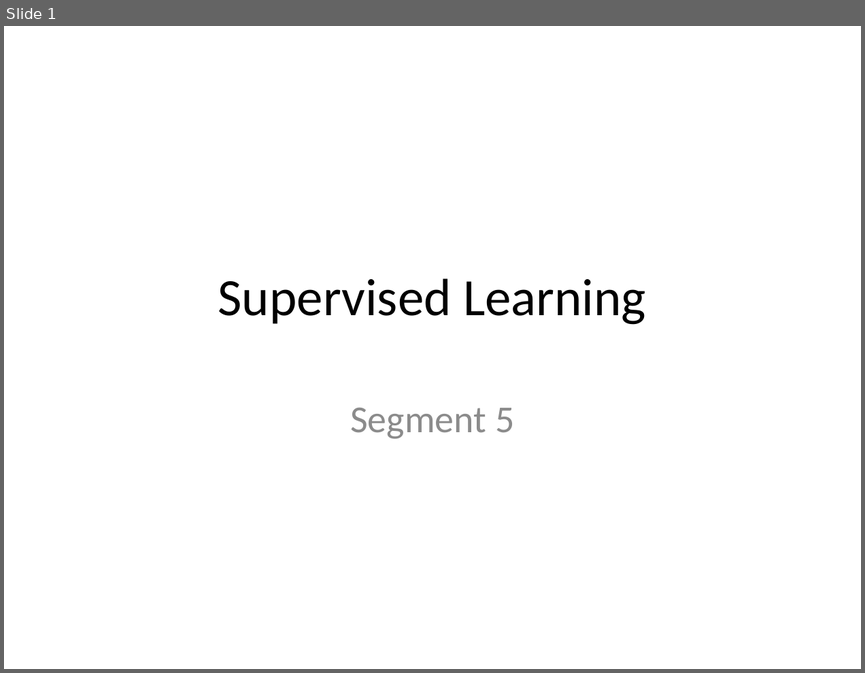
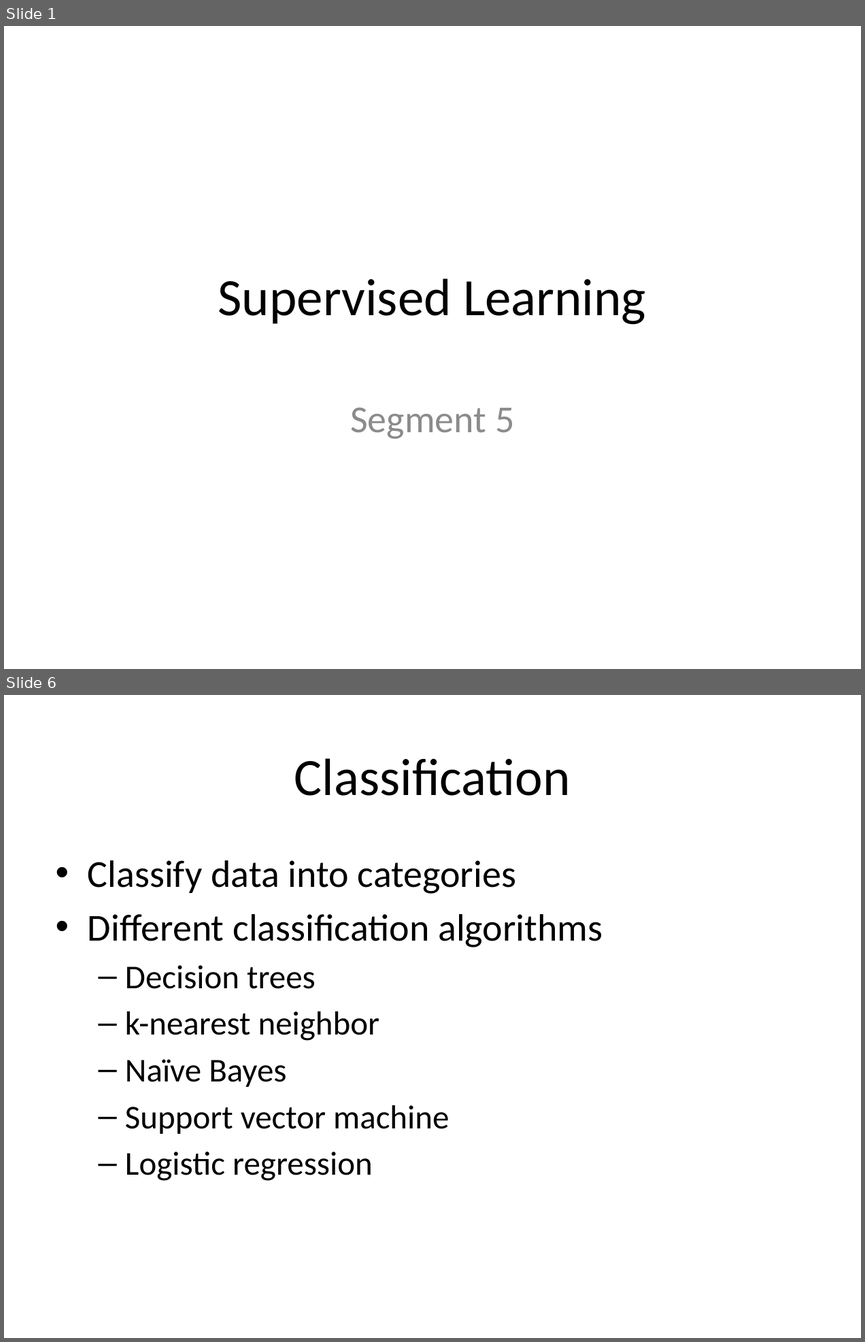
Before and after one commit to kalyanar/machine-learning-video, a slide deck: slides/5_supervisedLearning.pptx. Shown one above the other, each under a label of ours: slide 1 before the commit, slides 1 and 6 after it; the slides between them are not shown. The pictures are 865x673 and 865x1342 pixels, drawn with LibreOffice and Linux fonts; fonts in the diff are those of the drawing. Boxes give left, top, right and bottom in pixels: in the first picture for what was removed or moved away, otherwise in the second. Text is boxed around its words. In the diff, an @@ line names an element or a change of style, - is before the commit and + after.

```diff
--- a/slides/5_supervisedLearning.pptx
+++ b/slides/5_supervisedLearning.pptx
@@ slide 6 added at <box>4,695,861,1338</box>, background #FFFFFF @@
@@ title added at <box>294,758,570,796</box>, 44 pt, text #000000 @@
+Classification
@@ text added at <box>88,860,602,1181</box>, 28 pt, text #000000 @@
+• Classify data into categories
+• Different classification algorithms
+  – Decision trees
+  – k-nearest neighbor
+  – Naïve Bayes
+  – Support vector machine
+  – Logistic regression
```
Also in this commit, not shown: 1 slide changed, 4 other slides added, 1 slide removed, 15 other files.
